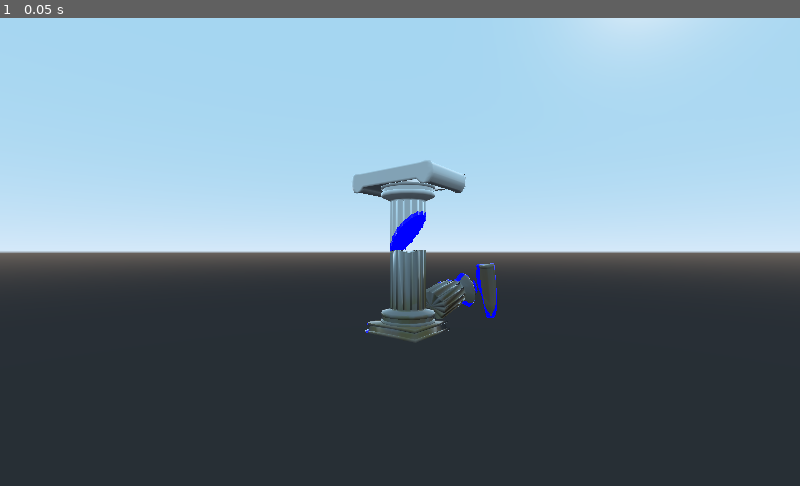
Above: before the commit, frame 1.
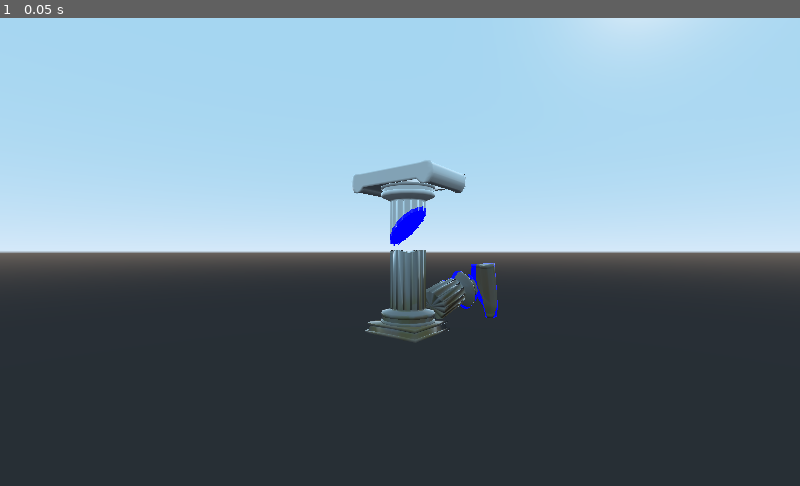
Above: after the commit, the same moment.

Repository: Feyter/Godot-TimeTravelShader
Game: Godot game, scene res://DemoSetup/TestDemo.tscn
Same seed, same stepped clock (60 frames per second), same inputs: the game is played once before the commit and once after it.
Inputs:
- Up to frame 1 (0.05 s): no input

The runs differ from the first frame. In frame 1, 0.3% of the frame differs, in the area x 45-63%, y 40-68%.

Commit message:
small change

Diff:
--- a/TimeTravelShader/DemoSetup/TestDemo.tscn
+++ b/TimeTravelShader/DemoSetup/TestDemo.tscn
@@ -9,9 +9,10 @@
 
 [node name="TimeTravelransitionPillar" parent="." instance=ExtResource( 1 )]
 controllTargetPath = NodePath("../TmeArea")
+runInEditor = true
 
 [node name="TmeArea" type="Area" parent="."]
-transform = Transform( 1, 0, 0, 0, 1, 0, 0, 0, 1, 1.50081, 0.426657, 0 )
+transform = Transform( 1, 0, 0, 0, 1, 0, 0, 0, 1, 1.37905, 0.426657, 0 )
 
 [node name="CollisionShape" type="CollisionShape" parent="TmeArea"]
 shape = SubResource( 1 )
Not shown, removed: Concepts/.~lock.ClassStructure.odg#
